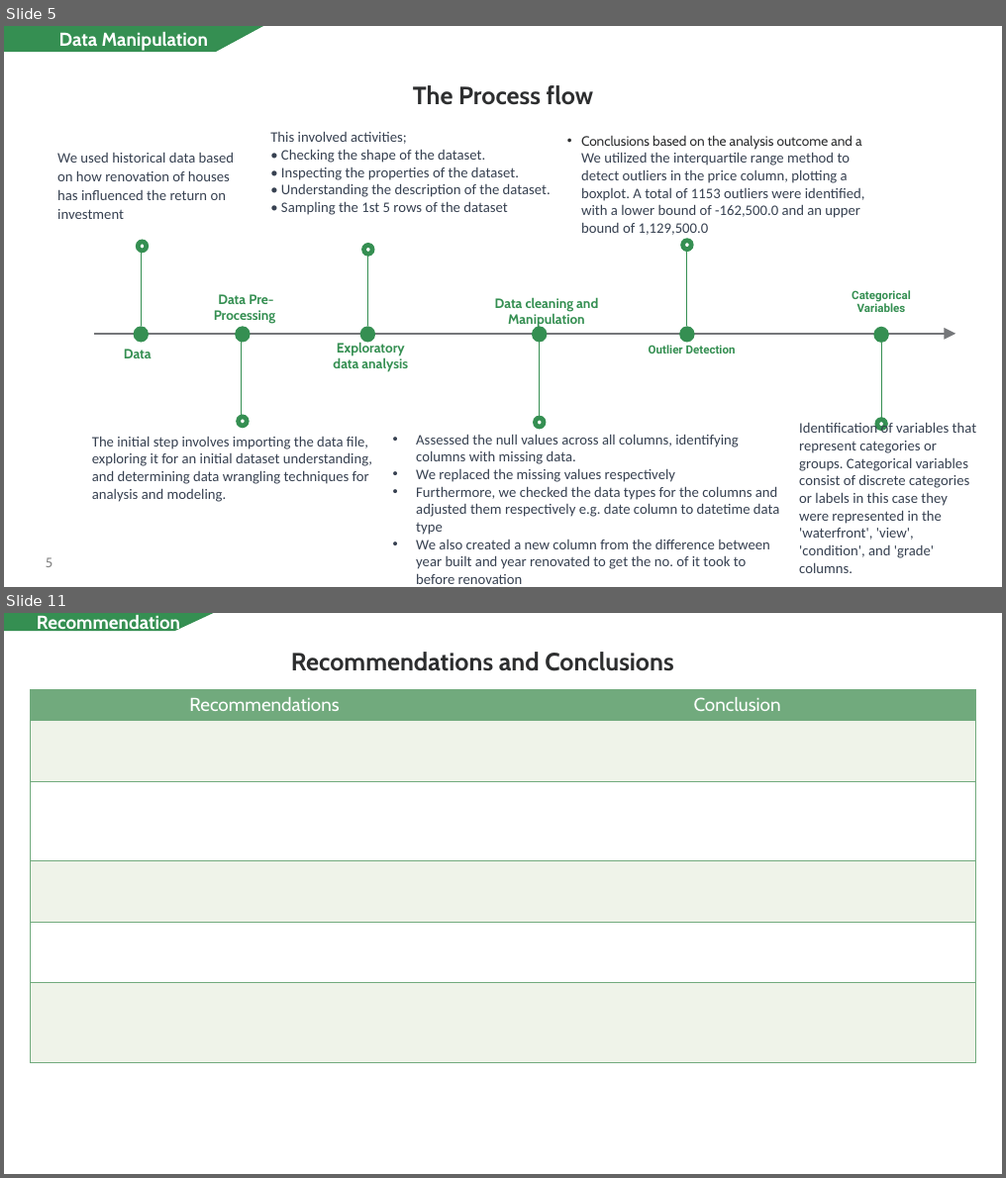
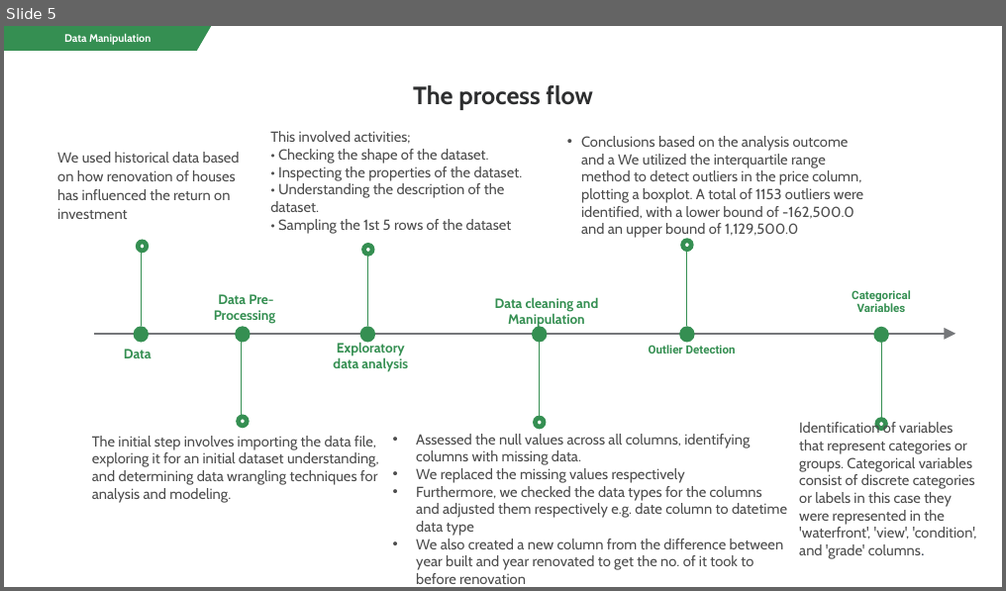
Before and after one commit to CarolineNjorog3/Transforming-homes-elevating-values, a slide deck: Non_Technical Presentation.pptx. Shown one above the other, each under a label of ours: slides 5 and 11 before the commit, slide 5 after it; the slides between them are not shown. The pictures are 1006x1178 and 1006x591 pixels, drawn with LibreOffice and Linux fonts; fonts in the diff are those of the drawing. Boxes give left, top, right and bottom in pixels: in the first picture for what was removed or moved away, otherwise in the second. Text is boxed around its words. In the diff, an @@ line names an element or a change of style, - is before the commit and + after.

```diff
--- a/Non_Technical Presentation.pptx
+++ b/Non_Technical Presentation.pptx
@@ slide 11 removed at bbox=[4, 613, 1002, 1174], background #FFFFFF at 24% opacity @@
@@ freeform shape removed at bbox=[4, 613, 214, 631] @@
-Recommendation
@@ text removed at bbox=[291, 652, 673, 671] @@
-Recommendations and Conclusions
@@ table removed at bbox=[30, 690, 976, 1062], 6 rows, 2 columns @@
-Recommendations | Conclusion
- | 
- | 
- | 
- | 
- | 
@@ slide 5 changed as well @@
@@ freeform shape "Data Manipulation": place and size @@
-freeform shape "Data Manipulation" at bbox=[4, 26, 263, 52]
+freeform shape "Data Manipulation" at bbox=[4, 26, 211, 51]
@@ freeform shape "Data Manipulation" at bbox=[4, 26, 211, 51]: size 18 to 10.5 pt @@
@@ text at bbox=[413, 85, 592, 110]: text changed @@
-The Process flow
+The process flow
@@ text "Conclusions based on the analysis ..." at bbox=[581, 136, 863, 239]: size 13 to 14 pt, text colour #2D2E2F to #4D4D4D in "Conclusions based on the analysis outcome and ..."; font Calibri to Cabin, text colour #374151 to #4D4D4D in "We utilized the interquartile range method to ..." @@
@@ font Calibri to Cabin, text colour #374151 to #4D4D4D in 5 elements at bbox=[270, 131, 523, 234], bbox=[416, 434, 787, 584], bbox=[57, 152, 240, 219], bbox=[799, 421, 977, 560], bbox=[92, 436, 379, 503] @@
@@ page number removed at bbox=[46, 558, 53, 568] @@
-5
```
Also in this commit, not shown: 5 other slides changed, 8 slides added, 6 other slides removed, 1 other file.
